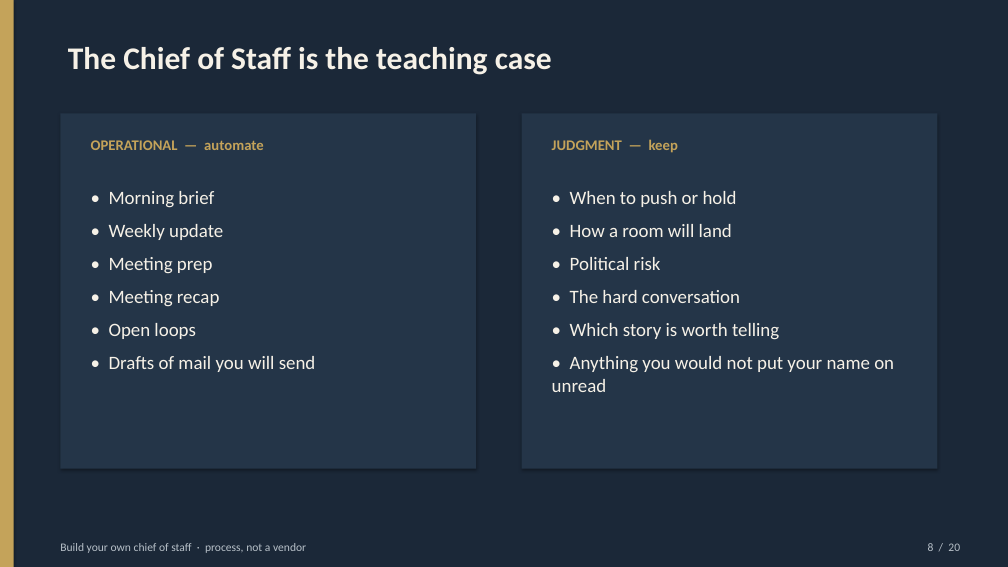
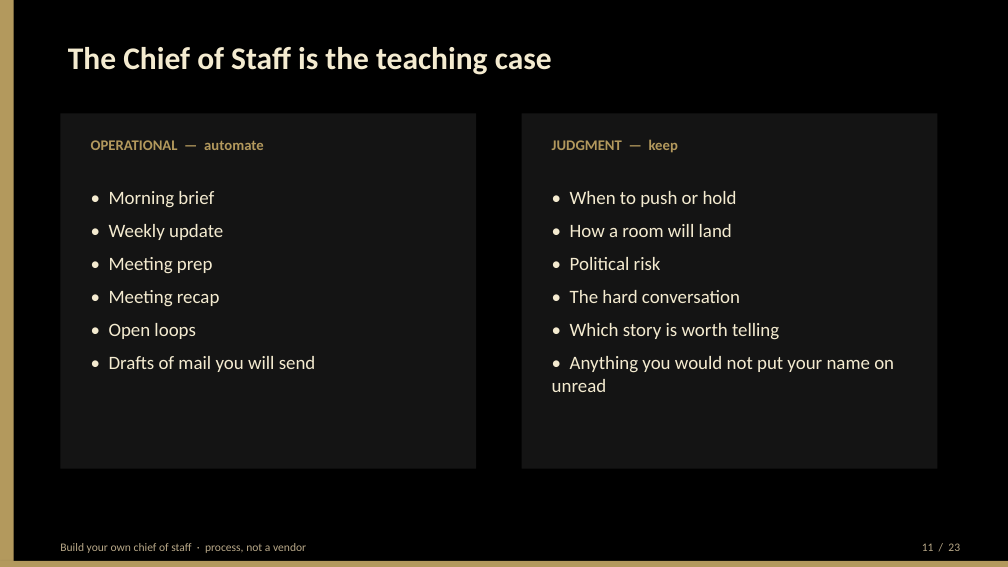
Before and after one commit to BittahCriminal/build-your-own-chief-of-staff, a slide deck: slide 11 of slides/building-your-own-chief-of-staff.pptx (slide 8 before the commit). Drawn at 1008x567 pixels with LibreOffice and Linux fonts; fonts in the diff are those of the drawing. Boxes give left, top, right and bottom in pixels: in the first picture for what was removed or moved away, otherwise in the second. Text is boxed around its words. In the diff, an @@ line names an element or a change of style, - is before the commit and + after.

Commit message:
Add the freeze-and-fail thought process; restyle the deck black and gold.
Nate's stall modes (core-first, blob-as-one-job, false success) become process prompts and three talk slides. Palette is black/gold only — no marks.

```diff
--- a/slides/building-your-own-chief-of-staff.pptx
+++ b/slides/building-your-own-chief-of-staff.pptx
@@ rectangle at bbox=[0, 0, 1008, 567]: fill #1B2838 to #000000 @@
@@ rectangle at bbox=[0, 0, 14, 567]: fill #C4A35A to #B3995D @@
@@ rectangle at bbox=[60, 113, 476, 469]: fill #243548 to #141414 @@
@@ rectangle at bbox=[522, 113, 938, 469]: fill #243548 to #141414 @@
@@ text "OPERATIONAL — automate" at bbox=[91, 140, 264, 150]: text colour #C4A35A to #B3995D @@
@@ text "JUDGMENT — keep" at bbox=[552, 139, 678, 153]: text colour #C4A35A to #B3995D @@
@@ text colour #F6F1E7 to #F4EBD0 in 3 elements at bbox=[68, 47, 552, 75], bbox=[109, 191, 316, 372], bbox=[552, 191, 894, 392] @@
@@ text "Build your own chief of ..." at bbox=[60, 543, 306, 553]: text colour #B7C0C8 to #B8A888 @@
@@ rectangle added at bbox=[0, 561, 1008, 567], fill #B3995D @@
@@ text at bbox=[922, 543, 960, 551]: text changed; text colour #B7C0C8 to #B8A888 @@
-8 / 20
+11 / 23
```
Also in this commit, not shown: 19 other slides changed, 3 slides added, 8 other files.
